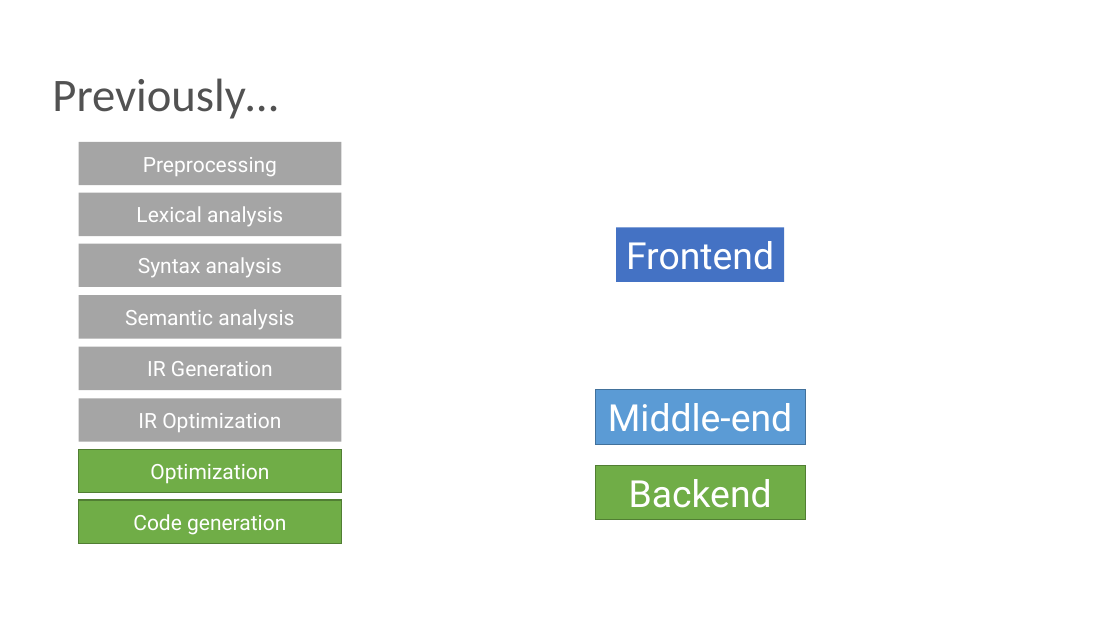
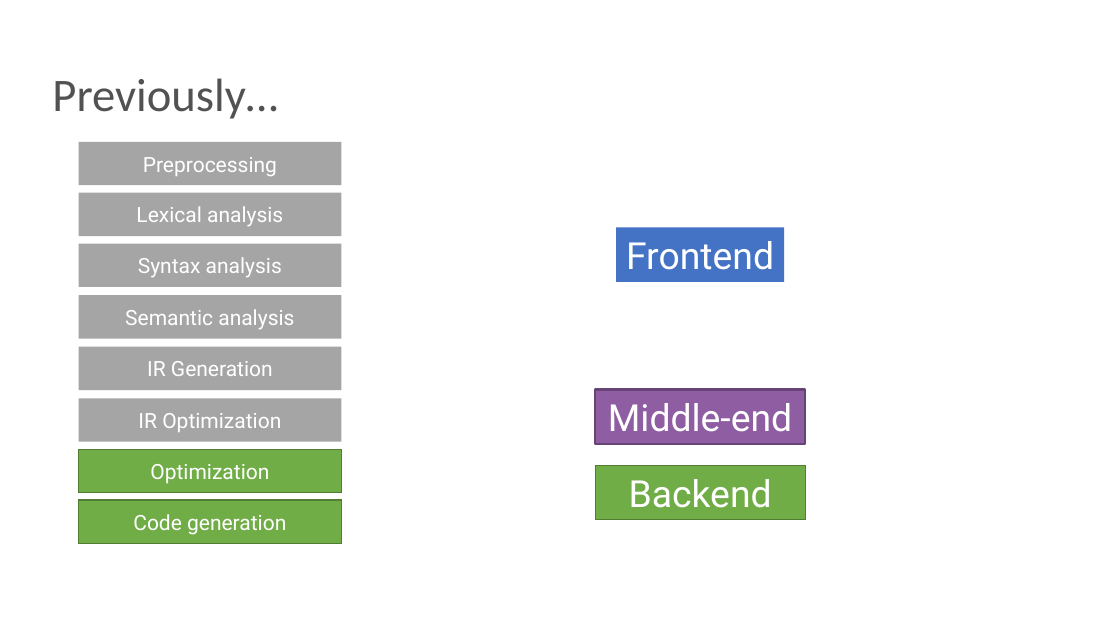
Before and after one commit to NN-complr-tech/Complr-course-lectures, a slide deck: slide 2 of 08-Backends-1.pptx. Drawn at 1120x630 pixels with LibreOffice and Linux fonts; fonts in the diff are those of the drawing. Boxes give left, top, right and bottom in pixels: in the first picture for what was removed or moved away, otherwise in the second. Text is boxed around its words. In the diff, an @@ line names an element or a change of style, - is before the commit and + after.

```diff
--- a/08-Backends-1.pptx
+++ b/08-Backends-1.pptx
@@ rectangle "Middle-end" at bbox=[595, 390, 805, 444]: fill #5B9BD5 to #8F5DA2; outline #42719B 1 pt to #684376 2 pt @@
```
Also in this commit, not shown: 9 other slides changed, 3 slides added.
